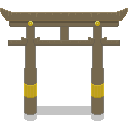
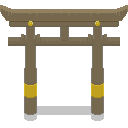
Layered file, before and after one edit (128 × 128). Changes by layer:
painted on "Layer 0" over (0, 5, 128, 44)
